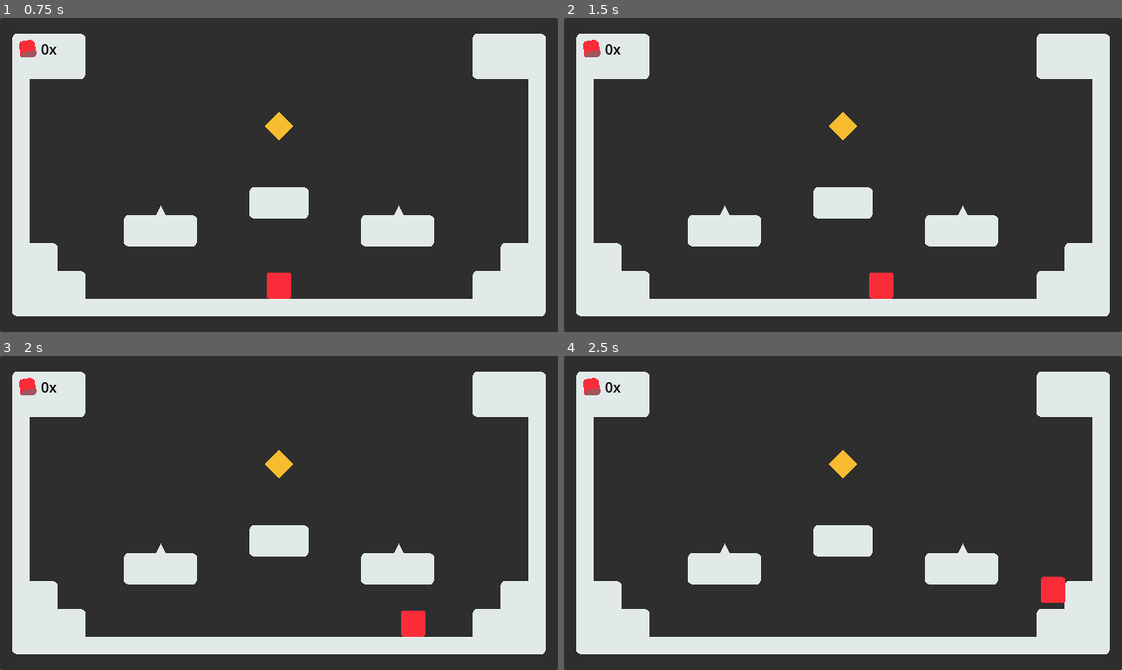
Above: before the commit, frames 1-4 (two rows, left to right).
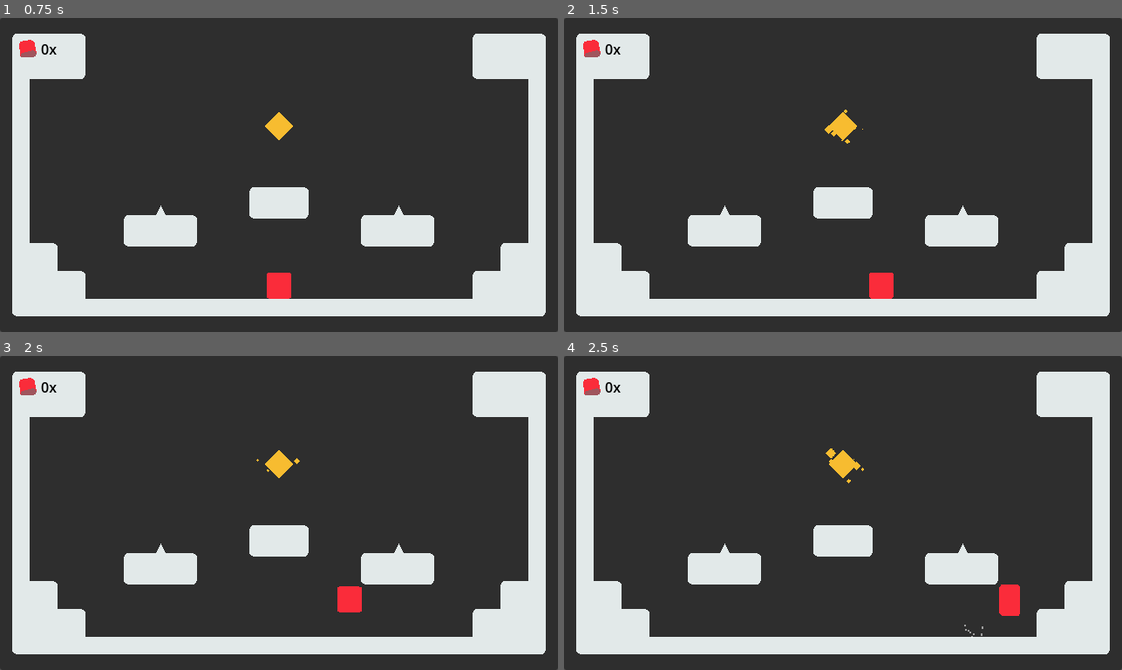
Above: after the commit, the same moments.

Repository: Juawo/PickGem
Game: Godot game, scene res://Scenes/UI/main_menu.tscn
The game is run twice, just before and just after one commit, with the same random seed, the same clock (stepped at 60 frames per second) and the same inputs.
Inputs (mouse positions are in pixels of both pictures, inside the frame that each line leads up to):
- Up to frame 1 (0.75 s): click (284, 149) at 0.5 s
- Up to frame 2 (1.5 s): tap Enter at 1.25 s; hold D (move_right_player1) from 1.28 s (still down); tap Up (move_up_player2) at 1.35 s
- Up to frame 3 (2 s): keep holding D (move_right_player1); tap W (move_up_player1) at 1.52, 1.55, 1.82 s
- Up to frame 4 (2.5 s): keep holding D (move_right_player1); tap W (move_up_player1) at 2.1, 2.27 s; tap Up (move_up_player2) at 2.3 s

Frame 1 is identical in both runs. In frame 2, less than 0.1% of the frame differs, in the area x 46-54%, y 29-40%; in frame 3, 0.7%; in frame 4, 0.8%, in the area x 46-90%, y 29-90%.

Commit message:
Adicionando particles e tweens aos pulos dos players

Diff:
--- a/pickgemgame/Scenes/Coletables/gem.tscn
+++ b/pickgemgame/Scenes/Coletables/gem.tscn
@@ -1,7 +1,11 @@
-[gd_scene load_steps=4 format=3 uid="uid://dr16cy2kr85gh"]
+[gd_scene load_steps=5 format=3 uid="uid://dr16cy2kr85gh"]
 
 [ext_resource type="Texture2D" uid="uid://ynmc87ydf83d" path="res://Assets/Gem.png" id="1_kdvwt"]
 [ext_resource type="Script" path="res://Scripts/levels_scritps/gem.gd" id="1_plthp"]
+
+[sub_resource type="Curve" id="Curve_hvdd6"]
+_data = [Vector2(0, 1), 0.0, 0.0, 0, 0, Vector2(0.5, 0.549451), -0.914167, -0.914167, 0, 0, Vector2(1, 0), 0.0, 0.0, 0, 0]
+point_count = 3
 
 [sub_resource type="RectangleShape2D" id="RectangleShape2D_cri2p"]
 size = Vector2(22.6272, 22.5282)
@@ -9,10 +13,25 @@
 [node name="gem" type="Area2D"]
 script = ExtResource("1_plthp")
 
+[node name="particles" type="CPUParticles2D" parent="."]
+amount = 10
+texture = ExtResource("1_kdvwt")
+emission_shape = 1
+emission_sphere_radius = 20.0
+direction = Vector2(0, 0)
+spread = 180.0
+gravity = Vector2(0, 0)
+initial_velocity_min = 20.0
+initial_velocity_max = 30.0
+scale_amount_min = 0.2
+scale_amount_max = 0.4
+scale_amount_curve = SubResource("Curve_hvdd6")
+
 [node name="Sprite2D" type="Sprite2D" parent="."]
 texture = ExtResource("1_kdvwt")
 
 [node name="CollisionShape2D" type="CollisionShape2D" parent="."]
+visible = false
 position = Vector2(-0.0348453, 0.0351509)
 rotation = -0.789773
 shape = SubResource("RectangleShape2D_cri2p")
--- a/pickgemgame/Scenes/Levels/level_2.tscn
+++ b/pickgemgame/Scenes/Levels/level_2.tscn
@@ -53,7 +53,6 @@
 
 [node name="player_1" parent="." instance=ExtResource("11_3o3t2")]
 position = Vector2(596, 218)
-respawn_time = null
 
 [node name="Pause_menu" parent="." instance=ExtResource("8_xf7fd")]
 offset_left = 320.0
--- /dev/null
+++ b/pickgemgame/Scenes/Players/jump_particles.tscn
@@ -0,0 +1,23 @@
+[gd_scene load_steps=3 format=3 uid="uid://cdrnoojs2elk0"]
+
+[sub_resource type="Curve" id="Curve_goono"]
+_data = [Vector2(0, 1), 0.0, 0.0, 0, 0, Vector2(0.555556, 0.527472), 0.0, 0.0, 0, 0]
+point_count = 2
+
+[sub_resource type="Gradient" id="Gradient_l20bs"]
+colors = PackedColorArray(1, 1, 1, 1, 1, 1, 1, 0)
+
+[node name="jump_particles" type="CPUParticles2D"]
+emitting = false
+lifetime = 0.4
+one_shot = true
+explosiveness = 1.0
+direction = Vector2(0, 1)
+spread = 90.0
+gravity = Vector2(0, 50)
+initial_velocity_min = 50.0
+initial_velocity_max = 100.0
+scale_amount_min = 3.0
+scale_amount_max = 6.0
+scale_amount_curve = SubResource("Curve_goono")
+color_ramp = SubResource("Gradient_l20bs")
--- a/pickgemgame/Scenes/Players/player_1.tscn
+++ b/pickgemgame/Scenes/Players/player_1.tscn
@@ -1,8 +1,9 @@
-[gd_scene load_steps=5 format=3 uid="uid://baiiixpvytmuo"]
+[gd_scene load_steps=6 format=3 uid="uid://baiiixpvytmuo"]
 
 [ext_resource type="Script" path="res://Scripts/players_scripts/player_1_child.gd" id="1_lpoxq"]
 [ext_resource type="Texture2D" uid="uid://ctpr0ykgdqq01" path="res://Assets/Player1.png" id="2_a80yc"]
 [ext_resource type="PackedScene" uid="uid://ckvo6b470vtbe" path="res://Scenes/Players/cpu_particles_p_1.tscn" id="2_eaqmd"]
+[ext_resource type="PackedScene" uid="uid://cdrnoojs2elk0" path="res://Scenes/Players/jump_particles.tscn" id="2_oq783"]
 
 [sub_resource type="RectangleShape2D" id="RectangleShape2D_vhpgt"]
 size = Vector2(36, 39)
@@ -16,6 +17,10 @@
 [node name="respawn_timer" type="Timer" parent="."]
 one_shot = true
 
+[node name="jump_particles" parent="." instance=ExtResource("2_oq783")]
+position = Vector2(0, 13.1579)
+scale = Vector2(1, 1)
+
 [node name="cpu_particles_P1" parent="." instance=ExtResource("2_eaqmd")]
 
 [node name="Sprite2D" type="Sprite2D" parent="."]
--- a/pickgemgame/Scenes/Players/player_2.tscn
+++ b/pickgemgame/Scenes/Players/player_2.tscn
@@ -1,8 +1,9 @@
-[gd_scene load_steps=5 format=3 uid="uid://dcckx04b4cep"]
+[gd_scene load_steps=6 format=3 uid="uid://dcckx04b4cep"]
 
 [ext_resource type="Texture2D" uid="uid://bqpxs1g00ny4w" path="res://Assets/Player2.png" id="1_co4hm"]
 [ext_resource type="Script" path="res://Scripts/players_scripts/player_2_child.gd" id="1_iniiq"]
 [ext_resource type="PackedScene" uid="uid://ckvo6b470vtbe" path="res://Scenes/Players/cpu_particles_p_1.tscn" id="2_4fx8i"]
+[ext_resource type="PackedScene" uid="uid://cdrnoojs2elk0" path="res://Scenes/Players/jump_particles.tscn" id="3_hsmlc"]
 
 [sub_resource type="RectangleShape2D" id="RectangleShape2D_vhpgt"]
 size = Vector2(36, 39)
@@ -19,6 +20,10 @@
 [node name="cpu_particles_P1" parent="." instance=ExtResource("2_4fx8i")]
 color = Color(0.176471, 0.698039, 0.980392, 1)
 
+[node name="jump_particles" parent="." instance=ExtResource("3_hsmlc")]
+position = Vector2(0, 10)
+scale = Vector2(1, 1)
+
 [node name="Sprite2D" type="Sprite2D" parent="."]
 texture = ExtResource("1_co4hm")
 
--- a/pickgemgame/Scripts/players_scripts/player_1_child.gd
+++ b/pickgemgame/Scripts/players_scripts/player_1_child.gd
@@ -7,6 +7,7 @@
 
 		if Input.is_action_just_pressed("move_up_player1") and is_on_floor():
 			if Engine.time_scale != 0:
+				player_jump_tween()
 				velocity.y = JUMP_VELOCITY
 
 		var direction := Input.get_axis("move_left_player1", "move_right_player1")
--- a/pickgemgame/Scripts/players_scripts/player_2_child.gd
+++ b/pickgemgame/Scripts/players_scripts/player_2_child.gd
@@ -7,6 +7,7 @@
 
 		if Input.is_action_just_pressed("move_up_player2") and is_on_floor():
 			if Engine.time_scale != 0:
+				player_jump_tween()
 				velocity.y = JUMP_VELOCITY
 
 		var direction := Input.get_axis("move_left_player2", "move_right_player2")
--- a/pickgemgame/Scripts/players_scripts/player_bases.gd
+++ b/pickgemgame/Scripts/players_scripts/player_bases.gd
@@ -4,6 +4,7 @@
 @onready var collision: CollisionShape2D = $collision
 @onready var cpu_particles_p_1: CPUParticles2D = $cpu_particles_P1
 @onready var sprite_2d: Sprite2D = $Sprite2D
+@onready var jump_particles: CPUParticles2D = $jump_particles
 
 @export var respawn_time : float = 1.5
 
@@ -13,9 +14,11 @@
 var score : int = 0
 var initial_position : Vector2
 var is_death := false
+var tween
 
 func _ready() -> void:
 	initial_position = self.global_position
+	tween = get_tree().create_tween()
 
 func player_death():
 	is_death = true
@@ -36,5 +39,24 @@
 	cpu_particles_p_1.emitting = true
 	cpu_particles_p_1.global_position.x = self.global_position.x
 
+func player_jump_particles():
+	jump_particles.emitting = true
+
+func player_jump_tween():
+	var jump_tween = get_tree().create_tween()
+
+	jump_tween.set_ease(Tween.EASE_OUT)
+	jump_tween.set_trans(Tween.TRANS_SINE)
+	player_jump_particles()
+	jump_tween.tween_property(self,"scale", Vector2(0.6,0.9), 0.2)
+
+	jump_tween.tween_callback(Callable(self, "end_jump_tween"))
+
+func end_jump_tween():
+	var jump_end_tween = get_tree().create_tween()
+	jump_end_tween.set_ease(Tween.EASE_IN)
+	jump_end_tween.set_trans(Tween.TRANS_SINE)
+	jump_end_tween.tween_property(self, "scale", Vector2(0.72,0.76), 0.2)
+
 func _on_respawn_timer_timeout() -> void:
 	player_respawn()
--- a/pickgemgame/Scripts/ui_scripts/score_players.gd
+++ b/pickgemgame/Scripts/ui_scripts/score_players.gd
@@ -6,7 +6,10 @@
 @export var two_players : bool
 @onready var score_player_2: HBoxContainer = $score_player_2
 
+var initial_position : Vector2
+
 func _ready() -> void:
+	initial_position = global_position
 	two_players = players_data.multiplayer_on
 	if two_players:
 		score_player_2.show()
